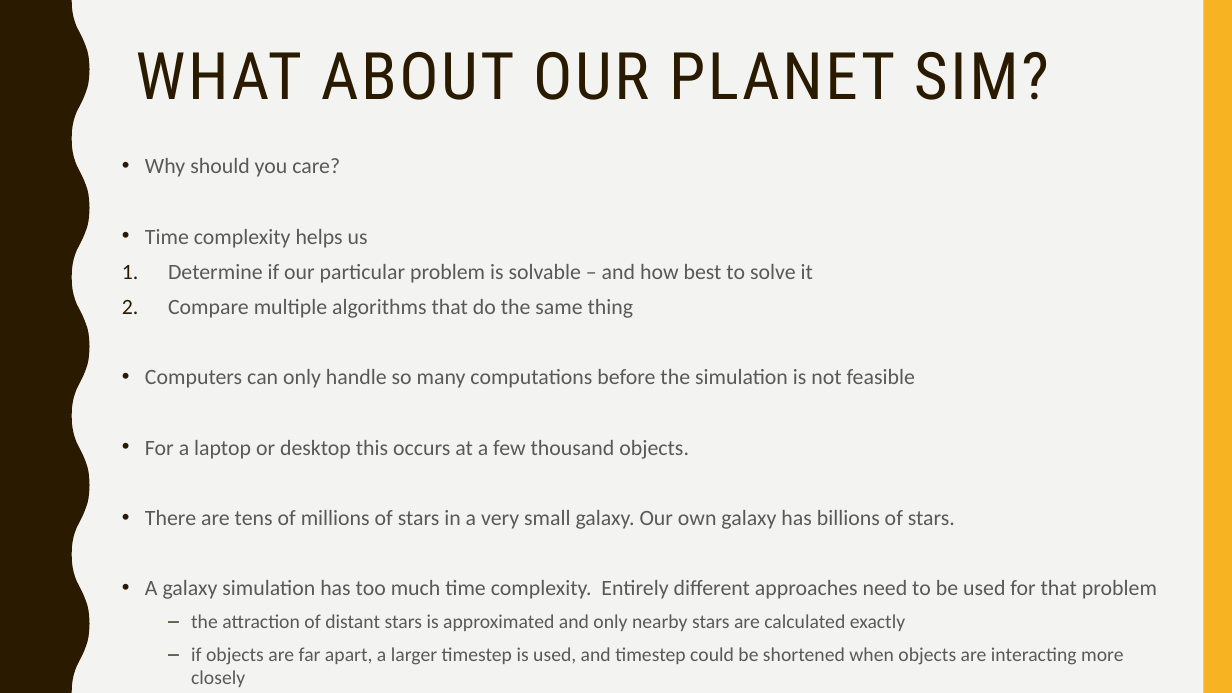
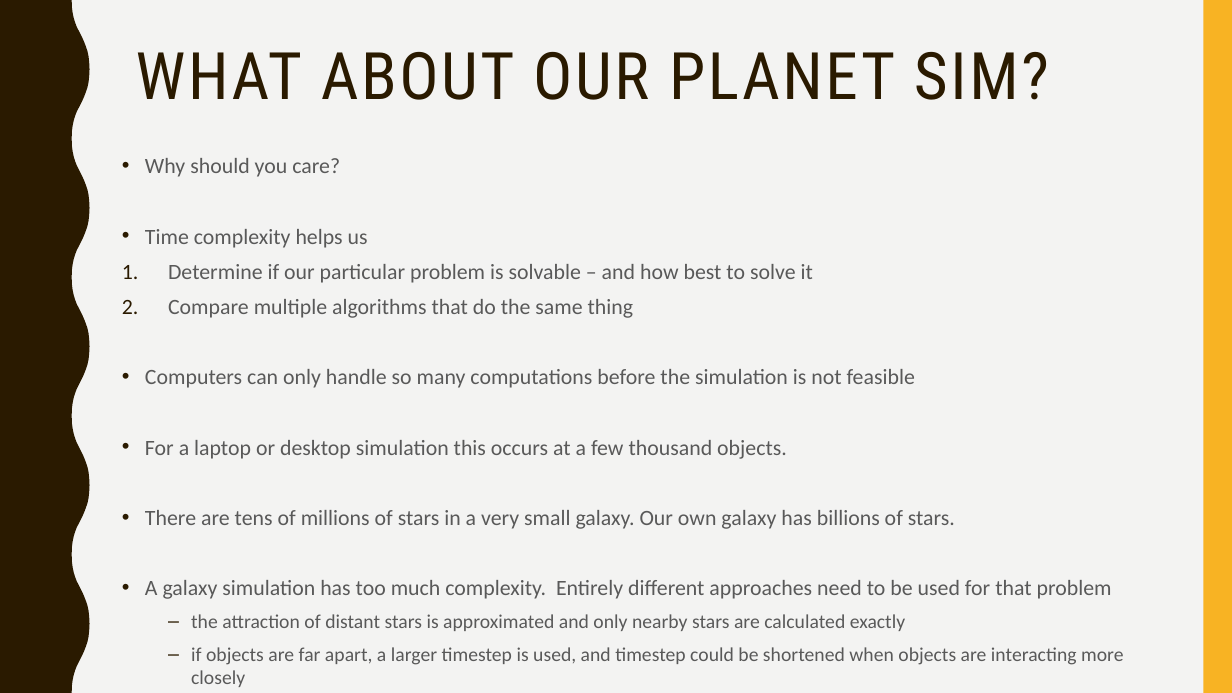
Before and after one commit to narock/scientific_computing_course, a slide deck: slide 32 of 05_Simulation_and_Complexity/05_Simulation_and_Complexity.pptx (slide 28 before the commit). Drawn at 1232x693 pixels with LibreOffice and Linux fonts; fonts in the diff are those of the drawing. Boxes give left, top, right and bottom in pixels: in the first picture for what was removed or moved away, otherwise in the second. Text is boxed around its words. In the diff, an @@ line names an element or a change of style, - is before the commit and + after.

Commit message:
Added 05_Simulation_and_Complexity ipynb

```diff
--- a/05_Simulation_and_Complexity/05_Simulation_and_Complexity.pptx
+++ b/05_Simulation_and_Complexity/05_Simulation_and_Complexity.pptx
@@ text at [145,440,787,459]: text changed @@
-• For a laptop or desktop this occurs at a few thousand objects.
+• For a laptop or desktop simulation this occurs at a few thousand objects.
@@ text at [145,580,1112,599]: text changed @@
-• A galaxy simulation has too much time complexity. Entirely different approaches need to be used for that problem
+• A galaxy simulation has too much complexity. Entirely different approaches need to be used for that problem
```
Also in this commit, not shown: 5 other slides changed, 4 slides added, 4 other files.
